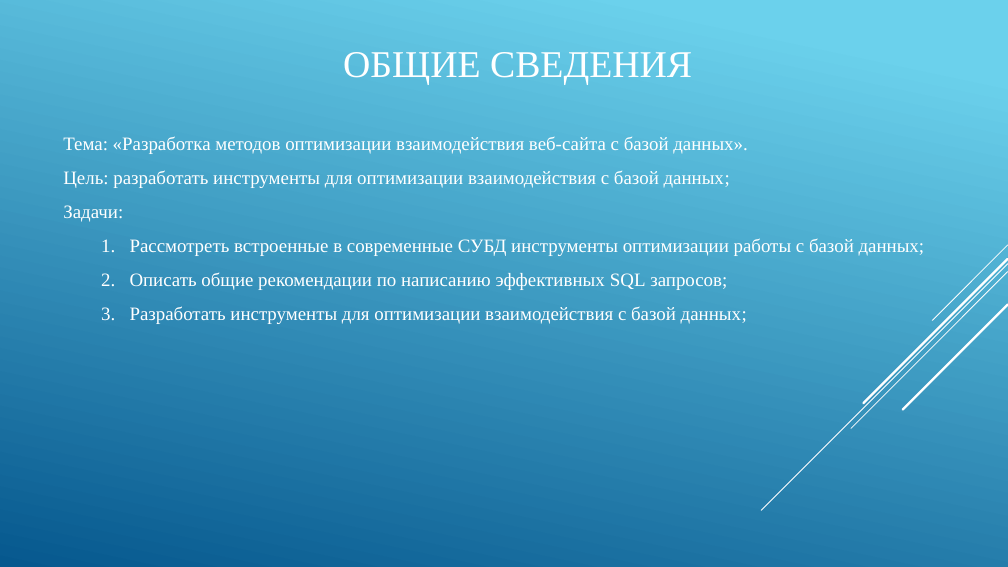
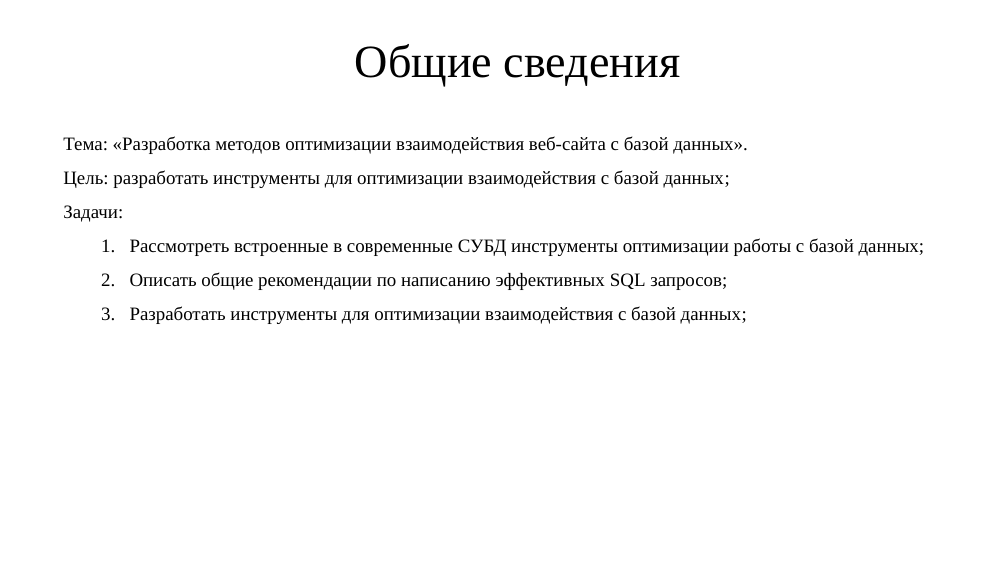
Before and after one commit to IgorTyutyunov/-, a slide deck: slide 2 of ВКР_5.pptx. Drawn at 1008x567 pixels with LibreOffice and Linux fonts; fonts in the diff are those of the drawing. Boxes give left, top, right and bottom in pixels: in the first picture for what was removed or moved away, otherwise in the second. Text is boxed around its words. In the diff, an @@ line names an element or a change of style, - is before the commit and + after.

```diff
--- a/ВКР_5.pptx
+++ b/ВКР_5.pptx
@@ background gradient #6ED2EB to #06588E to #FFFFFF @@
@@ title at [355, 44, 681, 86]: text changed; size 36 to 44 pt; text colour #FFFFFF to #000000 @@
-ОБЩИЕ СВЕДЕНИЯ
+Общие сведения
@@ text "Тема: «Разработка методов оптимизации взаимодействия ..." at [63, 136, 925, 324]: text colour #FFFFFF to #000000 @@
@@ group removed at [761, 245, 1008, 510]: 5 lines @@
```
Also in this commit, not shown: 11 other slides changed.
